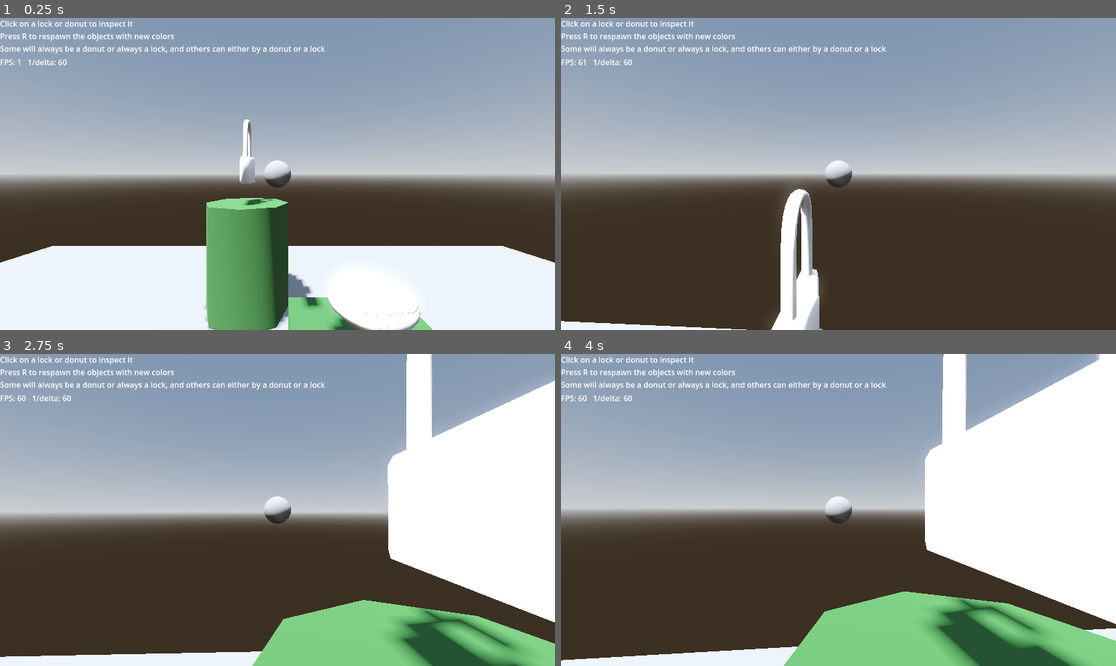
Above: before the commit, frames 1-4 (two rows, left to right).
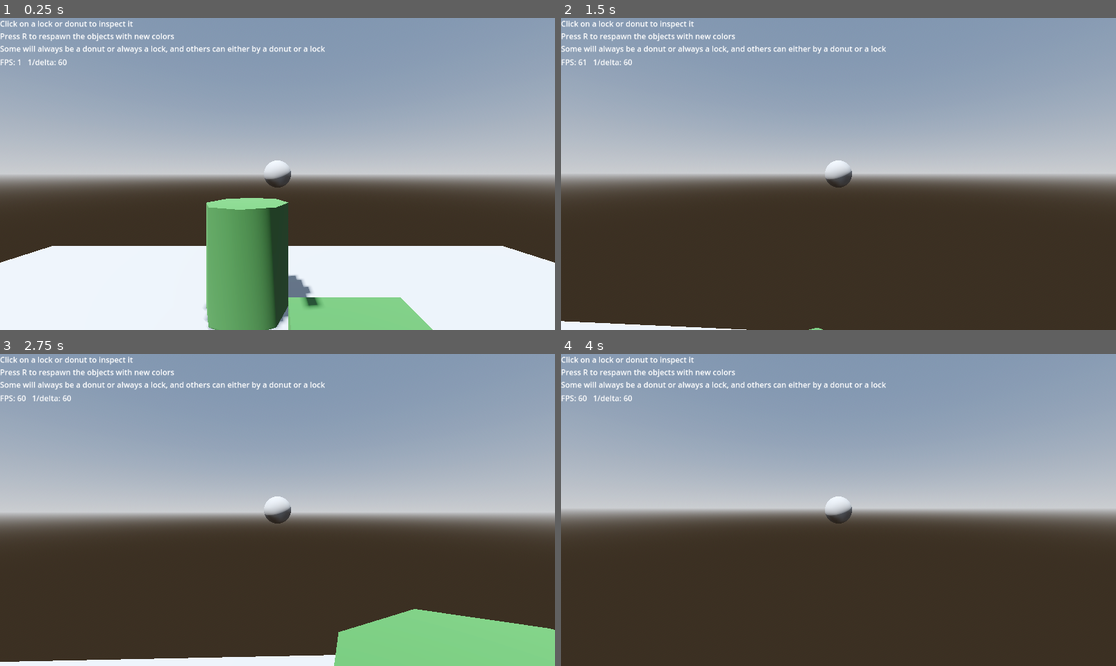
Above: after the commit, the same moments.

Repository: nugamestudioclub/mop-boss
Game: Godot game, scene res://scene/world.tscn
Same seed, same stepped clock (60 frames per second), same inputs: the game is played once before the commit and once after it.
Inputs (mouse positions are in pixels of both pictures, inside the frame that each line leads up to):
- Up to frame 1 (0.25 s): no input
- Up to frame 2 (1.5 s): tap A (move_left) at 0.5, 1.25 s; move the mouse to (866, 174) at 0.52 s; hold W (move_forward) from 0.53 s (still down); tap R at 0.6 s; click (866, 174) at 0.67 s; tap Space (jump) at 0.77 s; move the mouse to (810, 174) at 1.27 s; tap E (interact) at 1.35 s
- Up to frame 3 (2.75 s): keep holding W (move_forward); tap Space (jump) at 1.52 s; tap R at 1.55, 2.3 s; tap A (move_left) at 2 s; move the mouse to (288, 503) at 2.02 s; tap Shift (sprint) at 2.1 s
- Up to frame 4 (4 s): keep holding W (move_forward); tap A (move_left) at 2.75, 3.5 s; move the mouse to (832, 516) at 2.77 s; tap R at 2.85, 3.6 s; click (832, 516) at 2.92 s; tap Space (jump) at 3.02, 3.77 s; move the mouse to (877, 513) at 3.52 s

The runs differ from the first frame. In frame 1, 1.9% of the frame differs, in the area x 43-76%, y 32-100%; in frame 2, 2.6%; in frame 3, 24%; in frame 4, 34%, in the area x 0-100%, y 0-100%.

Commit message:
Added empty and full spawner groups to track which spawners have spawned something and to use in level generation

Diff:
--- a/project.godot
+++ b/project.godot
@@ -24,7 +24,8 @@
 
 inspectable=""
 holdable=""
-node_spawner="Nodes that signify where puzzle elements can spawn."
+empty_spawner=""
+full_spawner="Nodes that signify where puzzle elements can spawn."
 
 [input]
 
--- a/scene/alley_level.tscn
+++ b/scene/alley_level.tscn
@@ -31,15 +31,15 @@
 [node name="AlleyLevel" type="Node3D"]
 script = ExtResource("1_ow7fa")
 
-[node name="LevelGenerationManager2" parent="." instance=ExtResource("2_f8ws1")]
+[node name="LevelGenerationManager" parent="." instance=ExtResource("2_f8ws1")]
 
-[node name="LockCategory" parent="LevelGenerationManager2" instance=ExtResource("3_owdbc")]
+[node name="LockCategory" parent="LevelGenerationManager" instance=ExtResource("3_owdbc")]
 
-[node name="BostonDonut" type="Node" parent="LevelGenerationManager2"]
+[node name="BostonDonut" type="Node" parent="LevelGenerationManager"]
 script = ExtResource("4_gsakb")
 scene = ExtResource("5_8dpmd")
 
-[node name="BostonDonut2" type="Node" parent="LevelGenerationManager2"]
+[node name="BostonDonut2" type="Node" parent="LevelGenerationManager"]
 script = ExtResource("4_gsakb")
 scene = ExtResource("5_8dpmd")
 
@@ -48,7 +48,7 @@
 use_collision = true
 material = SubResource("StandardMaterial3D_kwjlv")
 
-[node name="NodeSpawner" parent="CSGBox3D" instance=ExtResource("6_4exd3")]
+[node name="NodeSpawner" parent="CSGBox3D" groups=["spawner"] instance=ExtResource("6_4exd3")]
 transform = Transform3D(-0.999945, 0, 0.0104544, 0, 1, 0, -0.0104544, 0, -0.999945, 0, 0.778287, 0)
 
 [node name="DonutCategory" parent="CSGBox3D/NodeSpawner" instance=ExtResource("7_555ks")]
@@ -60,7 +60,7 @@
 use_collision = true
 material = SubResource("StandardMaterial3D_kwjlv")
 
-[node name="NodeSpawner" parent="CSGBox3D3" instance=ExtResource("6_4exd3")]
+[node name="NodeSpawner" parent="CSGBox3D3" groups=["spawner"] instance=ExtResource("6_4exd3")]
 transform = Transform3D(-0.999945, 0, 0.0104544, 0, 1, 0, -0.0104544, 0, -0.999945, 0, 0.778287, 0)
 
 [node name="DonutCategory" parent="CSGBox3D3/NodeSpawner" instance=ExtResource("7_555ks")]
@@ -74,7 +74,7 @@
 size = Vector3(1, 0.547974, 1)
 material = SubResource("StandardMaterial3D_hndex")
 
-[node name="NodeSpawner" parent="CSGBox3D2" instance=ExtResource("6_4exd3")]
+[node name="NodeSpawner" parent="CSGBox3D2" groups=["spawner"] instance=ExtResource("6_4exd3")]
 transform = Transform3D(-0.919303, -0.0753009, 0.38628, -0.138691, 0.980543, -0.138925, -0.368303, -0.181287, -0.91186, -0.0923586, 0.531271, -0.0635655)
 
 [node name="DonutCategory" parent="CSGBox3D2/NodeSpawner" instance=ExtResource("7_555ks")]
@@ -85,7 +85,7 @@
 height = 0.5
 material = SubResource("StandardMaterial3D_mrsag")
 
-[node name="NodeSpawner" parent="CSGCylinder3D" instance=ExtResource("6_4exd3")]
+[node name="NodeSpawner" parent="CSGCylinder3D" groups=["spawner"] instance=ExtResource("6_4exd3")]
 transform = Transform3D(1, 0, 5.21541e-08, -8.9407e-08, 1, 2.23517e-08, 3.72529e-09, 1.49012e-08, 1, -0.174345, -0.00171494, -0.59079)
 
 [node name="LockCategory" parent="CSGCylinder3D/NodeSpawner" instance=ExtResource("3_owdbc")]
@@ -96,7 +96,7 @@
 height = 2.5
 material = SubResource("StandardMaterial3D_8p31e")
 
-[node name="NodeSpawner" parent="CSGCylinder3D2" instance=ExtResource("6_4exd3")]
+[node name="NodeSpawner" parent="CSGCylinder3D2" groups=["spawner"] instance=ExtResource("6_4exd3")]
 transform = Transform3D(1, 0, 0, 0, 1, 0, 0, 0, 1, 0, 1.49501, 0)
 
 [node name="LockCategory" parent="CSGCylinder3D2/NodeSpawner" instance=ExtResource("3_owdbc")]
--- a/script/alley_level.gd
+++ b/script/alley_level.gd
@@ -1,21 +1,9 @@
 extends Node3D
-
-
-func call_on_crime_scene(callable: Callable):
-	pass
-	#for child in NodeHelper.get_children_recursive(self):
-		#if is_instance_valid(child) and child is NodeSpawner:
-			#callable.call(child)
-
-
-func _ready():
-	call_on_crime_scene(func(spawner): spawner.spawn_random())
 
 
 func _input(event):
 	if event is InputEventKey:
 		if event.pressed: return
 		elif event.keycode == KEY_R:
-			#$"../InspectView".inspected_node = null
-			call_on_crime_scene(func(spawner): spawner.despawn())
-			call_on_crime_scene(func(spawner): spawner.spawn_random())
+			$LevelGenerationManager.delete_level()
+			$LevelGenerationManager.generate_level()
--- a/script/level_generation_manager.gd
+++ b/script/level_generation_manager.gd
@@ -1,9 +1,11 @@
 extends Node
 
+const empty_tag = "empty_spawner"
+const full_tag = "full_spawner"
 
-@onready var node_spawners: Array[Node] = get_tree().get_nodes_in_group("node_spawner")
+#@onready var empty_spawners: Array[Node] = get_tree().get_nodes_in_group(empty_tag)
 
-#var required_categories: Array # Array[Category]
+var required_categories: Array # Array[Category]
 
 
 func _spawner_has_category(node: Node, category_name: String) -> bool:
@@ -23,24 +25,28 @@
 				count[category] += 1
 	return count
 
+func all_group(group_name):
+	return get_tree().get_nodes_in_group(group_name)
 
 func _ready() -> void:
 	# find how many optoins each category has within the scene
-	var required_category_option_count: Dictionary = _count_categories(node_spawners)
+	var empty_spawners = all_group(empty_tag)
+
+	var required_category_option_count: Dictionary = _count_categories(empty_spawners)
 	# now we need to find the scenes with the least options to spawn first
 	var pairs = required_category_option_count.keys().map(func (key): return [key, required_category_option_count[key]])
-	print(pairs)
 	pairs.sort_custom(func(pair1, pair2): return pair1[1] < pair2[1])
 	# should be a sorted array of the categories from least options to most options (availability)
-	var required_categories = pairs.map(func(pair): return pair[0])
-	print(required_categories)
-	_generate_level(required_categories)
+	required_categories = pairs.map(func(pair): return pair[0])
+	generate_level()
 
+func delete_level():
+	for spawner in all_group(full_tag):
+		spawner.despawn()
 
-func _generate_level(required_categories):
+func generate_level():
 	for category in required_categories:
-		node_spawners = get_tree().get_nodes_in_group("node_spawner")
-		for spawner in node_spawners:
+		for spawner in all_group(empty_tag):
 			if _spawner_has_category(spawner, category.name):
 				if category is CategoryItem:
 					spawner.spawn(category.scene)
@@ -49,8 +55,5 @@
 					spawner.spawn(category.pick_node())
 					break
 
-	node_spawners = get_tree().get_nodes_in_group("node_spawner")
-	print(node_spawners)
-	for spawner in node_spawners:
-		print("Here we are again ", spawner.get_children())
+	for spawner in all_group(empty_tag):
 		spawner.spawn_random()
--- a/script/node_helper.gd
+++ b/script/node_helper.gd
@@ -2,10 +2,11 @@
 
 @onready var inspector_canvas_layer_node := $"/root/World/InspectView"
 
-func get_children_recursive(in_node: Node, array: Array[Node] = []) -> Array[Node]:
-	array.push_back(in_node)
+func get_descendants(in_node: Node, array: Array[Node] = []) -> Array[Node]:
+	#array.push_back(in_node)
 	for child in in_node.get_children():
-		array = get_children_recursive(child, array)
+		array.push_back(child)
+		array = get_descendants(child, array)
 	return array
 
 func destroy_children(children):
--- a/script/node_spawner.gd
+++ b/script/node_spawner.gd
@@ -3,6 +3,9 @@
 
 
 var spawned_node: Node3D = null
+
+const empty_tag = "empty_spawner"
+const full_tag = "full_spawner"
 
 func _ready():
 	$EditorMarker.queue_free()
@@ -18,12 +21,19 @@
 
 func spawn(scene: PackedScene):
 	if spawned_node != null: return
-	self.remove_from_group("node_spawner")
+
+	self.remove_from_group(empty_tag)
+	self.add_to_group(full_tag)
+
 	spawned_node = scene.instantiate()
-	if spawned_node.has_method("setup"): spawned_node.setup()
+	if spawned_node.has_method("on_enter_level"): spawned_node.on_enter_level()
 	add_child(spawned_node)
 
 
 func despawn():
 	if spawned_node == null: return
+
+	self.remove_from_group(full_tag)
+	self.add_to_group(empty_tag)
+
 	spawned_node.free()
Not shown: 1 places in scene/alley_level.tscn that only renumber resources
